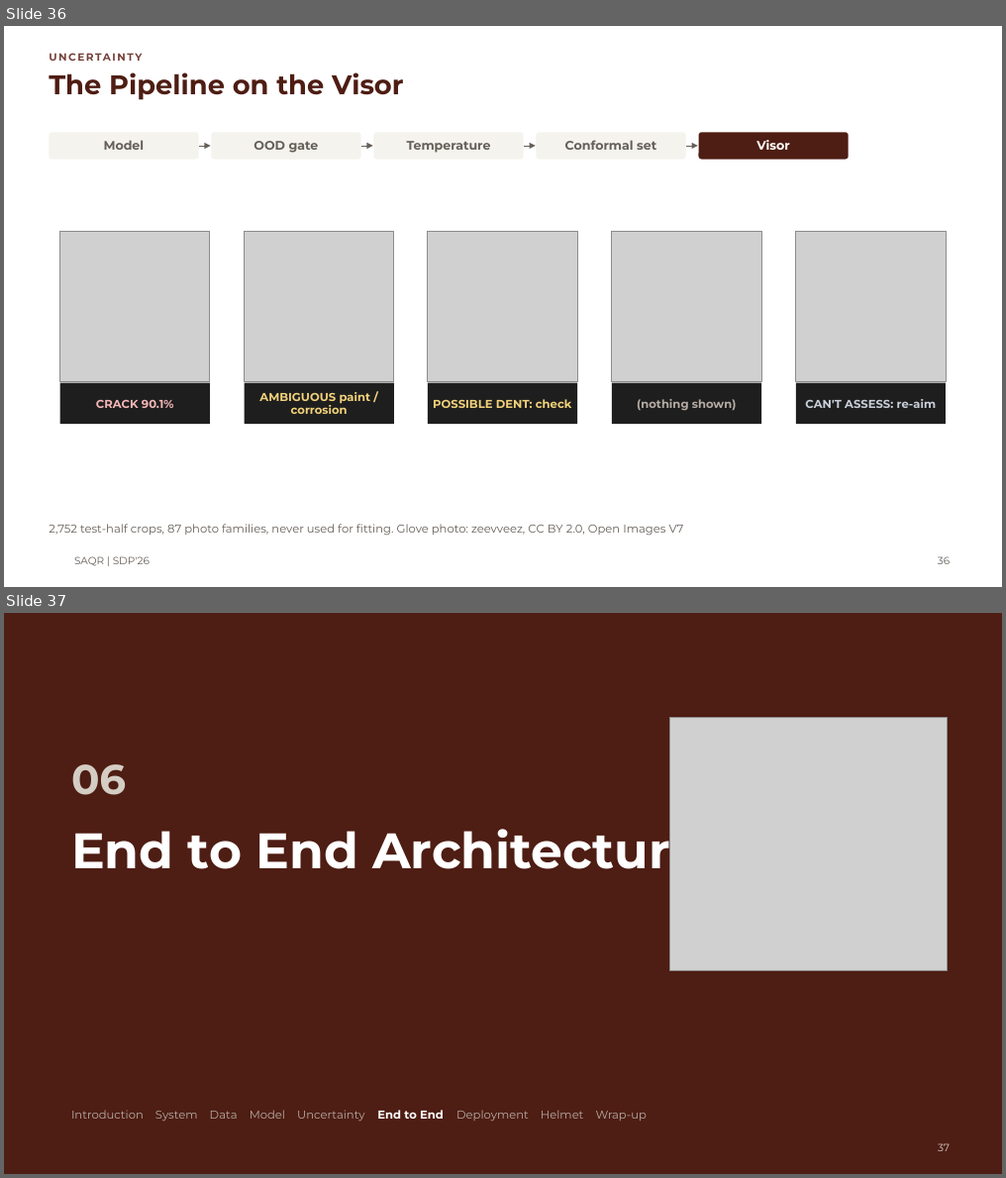
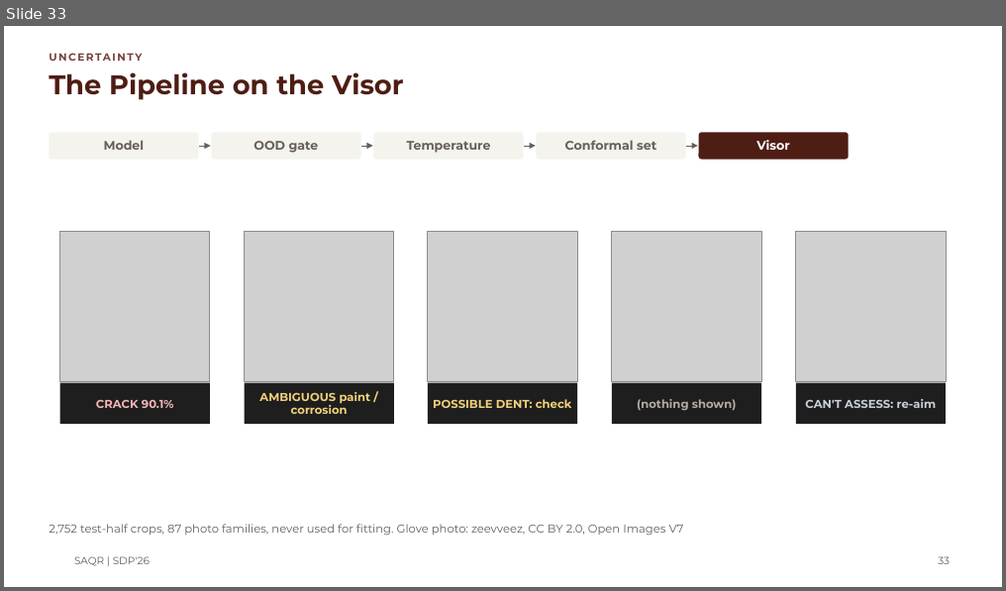
Before and after one commit to MASAR-AUS/SAQR, a slide deck: SAQR CMP490 Presentation.pptx. Shown one above the other, each under a label of ours: slides 36 and 37 before the commit, slide 33 after it. The pictures are 1006x1178 and 1006x591 pixels, drawn with LibreOffice and Linux fonts; fonts in the diff are those of the drawing; grey boxes stand for pictures; background and template pictures are left out. Boxes give left, top, right and bottom in pixels: in the first picture for what was removed or moved away, otherwise in the second. Text is boxed around its words. In the diff, an @@ line names an element or a change of style, - is before the commit and + after.

```diff
--- a/SAQR CMP490 Presentation.pptx
+++ b/SAQR CMP490 Presentation.pptx
@@ slide 37 removed at [4,613,1002,1174], background #4E1D13 @@
@@ picture removed at [670,718,947,970] @@
@@ text removed at [71,764,126,795] @@
-06
@@ title removed at [71,819,701,879] @@
-End to End Architecture
@@ text removed at [71,1110,647,1121] @@
-Introduction System Data Model Uncertainty End to End Deployment Helmet Wrap-up
@@ page number removed at [938,1144,949,1152] @@
-37
@@ what was slide 36 is now slide 33 @@
@@ page number at [938,557,949,565]: text changed @@
-36
+33
```
Also in this commit, not shown: 12 slides changed, 4 slides added, 1 other slide removed.
